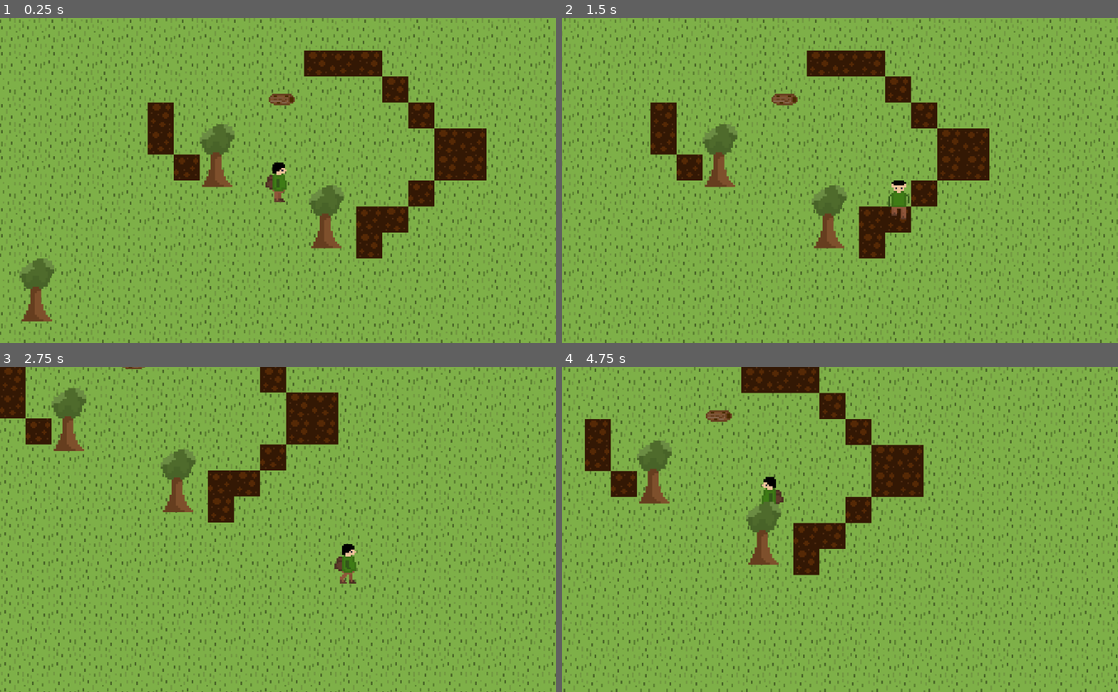
Above: before the commit, frames 1-4 (two rows, left to right).
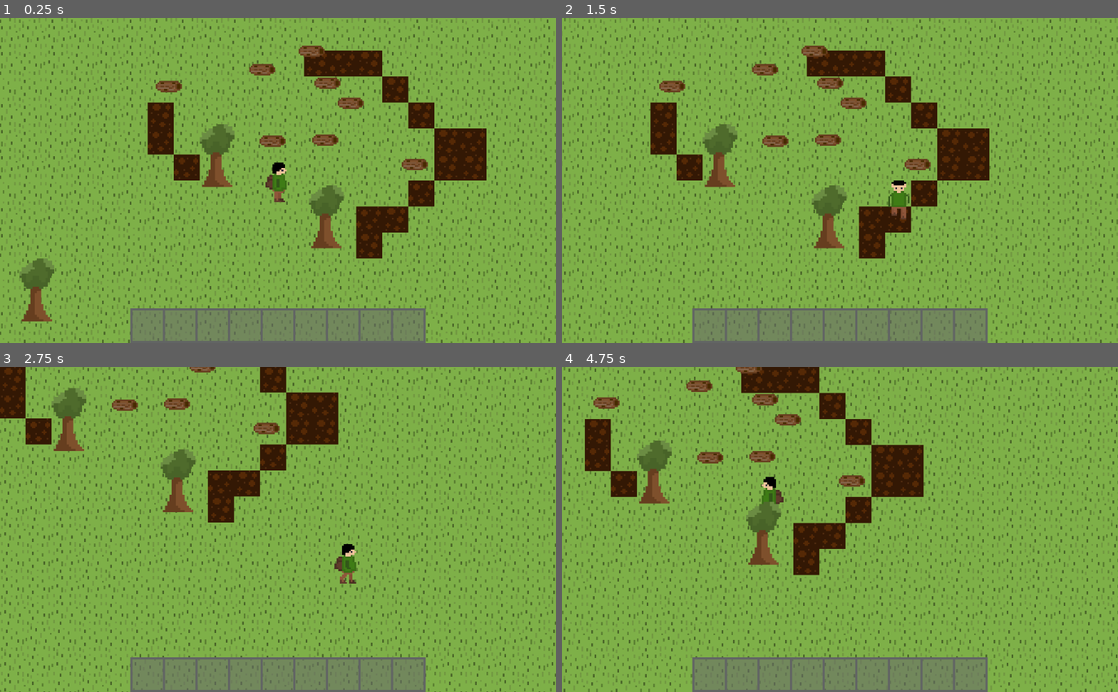
Above: after the commit, the same moments.

Repository: nalton-software/godot-fire-jam
Game: Godot game, scene res://scenes/Main.tscn
Same seed, same stepped clock (60 frames per second), same inputs: the game is played once before the commit and once after it.
Inputs (mouse positions are in pixels of both pictures, inside the frame that each line leads up to):
- Up to frame 1 (0.25 s): no input
- Up to frame 2 (1.5 s): tap Enter at 0.5 s; move the mouse to (890, 216) at 0.52 s; hold Right (ui_right) 0.53-1.28 s; click (890, 216) at 0.67 s; move the mouse to (567, 291) at 1.27 s; hold Down (ui_down) from 1.28 s (still down); click (567, 291) at 1.42 s
- Up to frame 3 (2.75 s): move the mouse to (155, 451) at 2.02 s; release Down (ui_down) at 2.03 s; hold Right (ui_right) from 2.03 s (still down); click (155, 451) at 2.17 s
- Up to frame 4 (4.75 s): move the mouse to (812, 594) at 2.77 s; release Right (ui_right) at 2.78 s; hold Up (ui_up) 2.78-3.53 s; click (812, 594) at 2.92 s; move the mouse to (1006, 578) at 3.52 s; hold Left (ui_left) from 3.53 s (still down); move the mouse to (673, 480) at 4.27 s

The runs differ from the first frame. In frame 1, 7.0% of the frame differs, in the area x 23-77%, y 8-100%; in frame 2, 7.0%, in the area x 17-77%, y 8-100%; in frame 3, 6.2%; in frame 4, 7.0%.

Commit message:
added inventory ui

Diff:
--- a/scenes/HUD.tscn
+++ b/scenes/HUD.tscn
@@ -1,6 +1,7 @@
-[gd_scene load_steps=2 format=2]
+[gd_scene load_steps=3 format=2]
 
 [ext_resource path="res://scripts/HUD.gd" type="Script" id=1]
+[ext_resource path="res://scenes/InventoryItem.tscn" type="PackedScene" id=2]
 
 [node name="HUD" type="CanvasLayer"]
 script = ExtResource( 1 )
@@ -16,13 +17,59 @@
 
 [node name="InventoryItems" type="HBoxContainer" parent="Control"]
 anchor_top = 1.0
+anchor_right = 1.0
 anchor_bottom = 1.0
-margin_left = 16.0
-margin_top = -80.0
-margin_right = 16.0
-margin_bottom = -80.0
+margin_top = -64.0
+margin_right = -767.0
+margin_bottom = -64.0
 rect_scale = Vector2( 4, 4 )
+custom_constants/separation = -1
 alignment = 1
 __meta__ = {
 "_edit_use_anchors_": false
 }
+
+[node name="InventoryItem" parent="Control/InventoryItems" instance=ExtResource( 2 )]
+margin_left = 60.0
+margin_right = 76.0
+margin_bottom = 16.0
+
+[node name="InventoryItem2" parent="Control/InventoryItems" instance=ExtResource( 2 )]
+margin_left = 75.0
+margin_right = 91.0
+margin_bottom = 16.0
+
+[node name="InventoryItem3" parent="Control/InventoryItems" instance=ExtResource( 2 )]
+margin_left = 90.0
+margin_right = 106.0
+margin_bottom = 16.0
+
+[node name="InventoryItem4" parent="Control/InventoryItems" instance=ExtResource( 2 )]
+margin_left = 105.0
+margin_right = 121.0
+margin_bottom = 16.0
+
+[node name="InventoryItem5" parent="Control/InventoryItems" instance=ExtResource( 2 )]
+margin_left = 120.0
+margin_right = 136.0
+margin_bottom = 16.0
+
+[node name="InventoryItem6" parent="Control/InventoryItems" instance=ExtResource( 2 )]
+margin_left = 135.0
+margin_right = 151.0
+margin_bottom = 16.0
+
+[node name="InventoryItem7" parent="Control/InventoryItems" instance=ExtResource( 2 )]
+margin_left = 150.0
+margin_right = 166.0
+margin_bottom = 16.0
+
+[node name="InventoryItem8" parent="Control/InventoryItems" instance=ExtResource( 2 )]
+margin_left = 165.0
+margin_right = 181.0
+margin_bottom = 16.0
+
+[node name="InventoryItem9" parent="Control/InventoryItems" instance=ExtResource( 2 )]
+margin_left = 180.0
+margin_right = 196.0
+margin_bottom = 16.0
--- a/scenes/InventoryItem.tscn
+++ b/scenes/InventoryItem.tscn
@@ -1,10 +1,28 @@
-[gd_scene load_steps=2 format=2]
+[gd_scene load_steps=3 format=2]
 
 [ext_resource path="res://scripts/items/InventoryItem.gd" type="Script" id=1]
+[ext_resource path="res://art/hotbar_tile.png" type="Texture" id=2]
 
-[node name="InventoryItem" type="TextureRect"]
+[node name="InventoryItem" type="TextureRect" groups=[
+"Empty",
+]]
+texture = ExtResource( 2 )
 stretch_mode = 6
 script = ExtResource( 1 )
 __meta__ = {
 "_edit_use_anchors_": false
 }
+
+[node name="Item" type="TextureRect" parent="."]
+anchor_left = 0.5
+anchor_top = 0.5
+anchor_right = 0.5
+anchor_bottom = 0.5
+margin_left = -6.0
+margin_top = -6.0
+margin_right = 10.0
+margin_bottom = 10.0
+rect_scale = Vector2( 0.75, 0.75 )
+__meta__ = {
+"_edit_use_anchors_": false
+}
--- a/scenes/Main.tscn
+++ b/scenes/Main.tscn
@@ -34,5 +34,37 @@
 position = Vector2( -112.246, -51.6333 )
 
 [node name="DisplayItem" parent="YSort" instance=ExtResource( 8 )]
-position = Vector2( 7, -151 )
+position = Vector2( -28.9188, -206.001 )
 item_script = ExtResource( 7 )
+
+[node name="DisplayItem9" parent="YSort" instance=ExtResource( 8 )]
+position = Vector2( 62.0007, -239.675 )
+item_script = ExtResource( 7 )
+
+[node name="DisplayItem7" parent="YSort" instance=ExtResource( 8 )]
+position = Vector2( 133.838, -144.265 )
+item_script = ExtResource( 7 )
+
+[node name="DisplayItem8" parent="YSort" instance=ExtResource( 8 )]
+position = Vector2( 133.838, -144.265 )
+item_script = ExtResource( 7 )
+
+[node name="DisplayItem2" parent="YSort" instance=ExtResource( 8 )]
+position = Vector2( -9.83698, -73.5501 )
+item_script = ExtResource( 7 )
+
+[node name="DisplayItem3" parent="YSort" instance=ExtResource( 8 )]
+position = Vector2( 91.1847, -181.306 )
+item_script = ExtResource( 7 )
+
+[node name="DisplayItem4" parent="YSort" instance=ExtResource( 8 )]
+position = Vector2( 86.6948, -75.795 )
+item_script = ExtResource( 7 )
+
+[node name="DisplayItem5" parent="YSort" instance=ExtResource( 8 )]
+position = Vector2( -200.655, -174.572 )
+item_script = ExtResource( 7 )
+
+[node name="DisplayItem6" parent="YSort" instance=ExtResource( 8 )]
+position = Vector2( 251.697, -30.8965 )
+item_script = ExtResource( 7 )
--- a/scenes/Player.tscn
+++ b/scenes/Player.tscn
@@ -10,14 +10,6 @@
 
 [sub_resource type="RectangleShape2D" id=1]
 extents = Vector2( 13.3792, 9.25983 )
-
-[sub_resource type="AtlasTexture" id=17]
-atlas = ExtResource( 5 )
-region = Rect2( 0, 0, 16, 24 )
-
-[sub_resource type="AtlasTexture" id=18]
-atlas = ExtResource( 5 )
-region = Rect2( 16, 0, 16, 24 )
 
 [sub_resource type="AtlasTexture" id=2]
 atlas = ExtResource( 3 )
@@ -36,91 +28,99 @@
 region = Rect2( 48, 0, 16, 24 )
 
 [sub_resource type="AtlasTexture" id=6]
+atlas = ExtResource( 6 )
+region = Rect2( 0, 0, 16, 24 )
+
+[sub_resource type="AtlasTexture" id=7]
+atlas = ExtResource( 6 )
+region = Rect2( 16, 0, 16, 24 )
+
+[sub_resource type="AtlasTexture" id=8]
+atlas = ExtResource( 7 )
+region = Rect2( 0, 0, 16, 24 )
+
+[sub_resource type="AtlasTexture" id=9]
+atlas = ExtResource( 7 )
+region = Rect2( 16, 0, 16, 24 )
+
+[sub_resource type="AtlasTexture" id=10]
 atlas = ExtResource( 2 )
 region = Rect2( 0, 0, 16, 24 )
 
-[sub_resource type="AtlasTexture" id=7]
+[sub_resource type="AtlasTexture" id=11]
 atlas = ExtResource( 2 )
 region = Rect2( 16, 0, 16, 24 )
 
-[sub_resource type="AtlasTexture" id=8]
+[sub_resource type="AtlasTexture" id=12]
 atlas = ExtResource( 2 )
 region = Rect2( 32, 0, 16, 24 )
 
-[sub_resource type="AtlasTexture" id=9]
+[sub_resource type="AtlasTexture" id=13]
 atlas = ExtResource( 2 )
 region = Rect2( 48, 0, 16, 24 )
 
-[sub_resource type="AtlasTexture" id=10]
+[sub_resource type="AtlasTexture" id=14]
 atlas = ExtResource( 2 )
 region = Rect2( 64, 0, 16, 24 )
 
-[sub_resource type="AtlasTexture" id=11]
+[sub_resource type="AtlasTexture" id=15]
 atlas = ExtResource( 2 )
 region = Rect2( 80, 0, 16, 24 )
 
-[sub_resource type="AtlasTexture" id=12]
+[sub_resource type="AtlasTexture" id=16]
 atlas = ExtResource( 4 )
 region = Rect2( 0, 0, 16, 24 )
 
-[sub_resource type="AtlasTexture" id=13]
+[sub_resource type="AtlasTexture" id=17]
 atlas = ExtResource( 4 )
 region = Rect2( 16, 0, 16, 24 )
 
-[sub_resource type="AtlasTexture" id=14]
+[sub_resource type="AtlasTexture" id=18]
 atlas = ExtResource( 4 )
 region = Rect2( 32, 0, 16, 24 )
 
-[sub_resource type="AtlasTexture" id=15]
+[sub_resource type="AtlasTexture" id=19]
 atlas = ExtResource( 4 )
 region = Rect2( 48, 0, 16, 24 )
 
-[sub_resource type="AtlasTexture" id=19]
-atlas = ExtResource( 6 )
+[sub_resource type="AtlasTexture" id=20]
+atlas = ExtResource( 5 )
 region = Rect2( 0, 0, 16, 24 )
 
-[sub_resource type="AtlasTexture" id=20]
-atlas = ExtResource( 6 )
+[sub_resource type="AtlasTexture" id=21]
+atlas = ExtResource( 5 )
 region = Rect2( 16, 0, 16, 24 )
 
-[sub_resource type="AtlasTexture" id=21]
-atlas = ExtResource( 7 )
-region = Rect2( 0, 0, 16, 24 )
-
-[sub_resource type="AtlasTexture" id=22]
-atlas = ExtResource( 7 )
-region = Rect2( 16, 0, 16, 24 )
-
-[sub_resource type="SpriteFrames" id=16]
+[sub_resource type="SpriteFrames" id=22]
 animations = [ {
-"frames": [ SubResource( 17 ), SubResource( 18 ) ],
-"loop": true,
-"name": "still_side",
-"speed": 2.0
-}, {
 "frames": [ SubResource( 2 ), SubResource( 3 ), SubResource( 4 ), SubResource( 5 ) ],
 "loop": true,
 "name": "walk_up",
 "speed": 10.0
 }, {
-"frames": [ SubResource( 6 ), SubResource( 7 ), SubResource( 8 ), SubResource( 9 ), SubResource( 10 ), SubResource( 11 ) ],
+"frames": [ SubResource( 6 ), SubResource( 7 ) ],
+"loop": true,
+"name": "still_down",
+"speed": 2.0
+}, {
+"frames": [ SubResource( 8 ), SubResource( 9 ) ],
+"loop": true,
+"name": "still_up",
+"speed": 2.0
+}, {
+"frames": [ SubResource( 10 ), SubResource( 11 ), SubResource( 12 ), SubResource( 13 ), SubResource( 14 ), SubResource( 15 ) ],
 "loop": true,
 "name": "walk_side",
 "speed": 13.0
 }, {
-"frames": [ SubResource( 12 ), SubResource( 13 ), SubResource( 14 ), SubResource( 15 ) ],
+"frames": [ SubResource( 16 ), SubResource( 17 ), SubResource( 18 ), SubResource( 19 ) ],
 "loop": true,
 "name": "walk_down",
 "speed": 10.0
 }, {
-"frames": [ SubResource( 19 ), SubResource( 20 ) ],
+"frames": [ SubResource( 20 ), SubResource( 21 ) ],
 "loop": true,
-"name": "still_down",
-"speed": 2.0
-}, {
-"frames": [ SubResource( 21 ), SubResource( 22 ) ],
-"loop": true,
-"name": "still_up",
+"name": "still_side",
 "speed": 2.0
 } ]
 
@@ -136,7 +136,7 @@
 
 [node name="AnimatedSprite" type="AnimatedSprite" parent="."]
 scale = Vector2( 3.29426, 3.29426 )
-frames = SubResource( 16 )
+frames = SubResource( 22 )
 animation = "still_up"
 
 [node name="Camera2D" type="Camera2D" parent="."]
--- a/scripts/HUD.gd
+++ b/scripts/HUD.gd
@@ -1,9 +1,11 @@
 extends CanvasLayer
 
 onready var inventory = $"Control/InventoryItems"
-onready var inventory_item_prefab = preload("res://scenes/InventoryItem.tscn")
 
-func add_item(item_data: ItemData):
-	var inventory_item = inventory_item_prefab.instance()
-	inventory_item.item_data = item_data
-	inventory.add_child(inventory_item)
+func add_item(item_data: ItemData) -> bool:
+	var available_spots = get_tree().get_nodes_in_group("Empty")
+	if len(available_spots) == 0:
+		return false
+
+	available_spots[0].set_item(item_data)
+	return true
--- a/scripts/Player.gd
+++ b/scripts/Player.gd
@@ -5,8 +5,6 @@
 export var friction := 2000
 export var shift_multiplier := 1.5
 var direction = 'right'
-
-onready var HUD = owner.get_node("HUD")
 
 var velocity = Vector2.ZERO
 
@@ -73,7 +71,3 @@
 			direction = 'down'
 		elif velocity.y < 0:
 			direction = 'up'
-
-func collect(item: ItemData):
-	print('Collecting %s' % item.name)
-	HUD.add_item(item)
--- a/scripts/items/DisplayItem.gd
+++ b/scripts/items/DisplayItem.gd
@@ -1,6 +1,8 @@
 extends Area2D
 
 export var item_script: Script
+
+onready var HUD = $"/root/Main/HUD"
 
 var item_data
 
@@ -14,5 +16,5 @@
 
 func _on_DisplayItem_body_entered(body):
 	if body.is_in_group('Players'):
-		body.collect(item_data)
-		queue_free()
+		if HUD.add_item(item_data):
+			queue_free()
--- a/scripts/items/InventoryItem.gd
+++ b/scripts/items/InventoryItem.gd
@@ -1,11 +1,5 @@
 extends TextureRect
 
-export var item_script: Script
-
-var item_data
-
-func _enter_tree():
-	if item_data == null:
-		item_data = item_script.new()
-
-	texture = item_data.texture
+func set_item(item_data: ItemData):
+	$Item.texture = item_data.texture
+	remove_from_group("Empty")
Binary file added: art/hotbar_tile.png
Not shown, added: art/hotbar_tile.png.import
